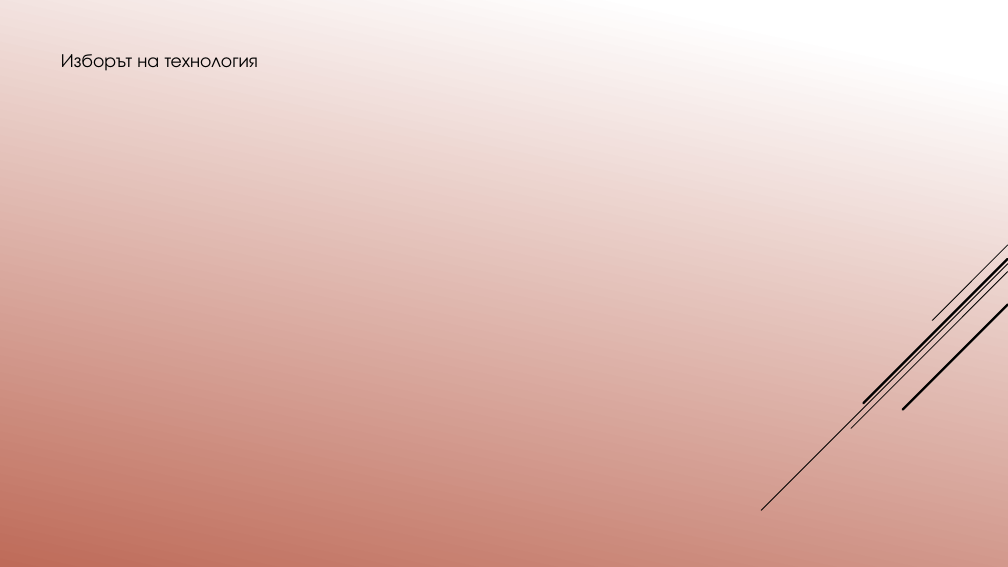
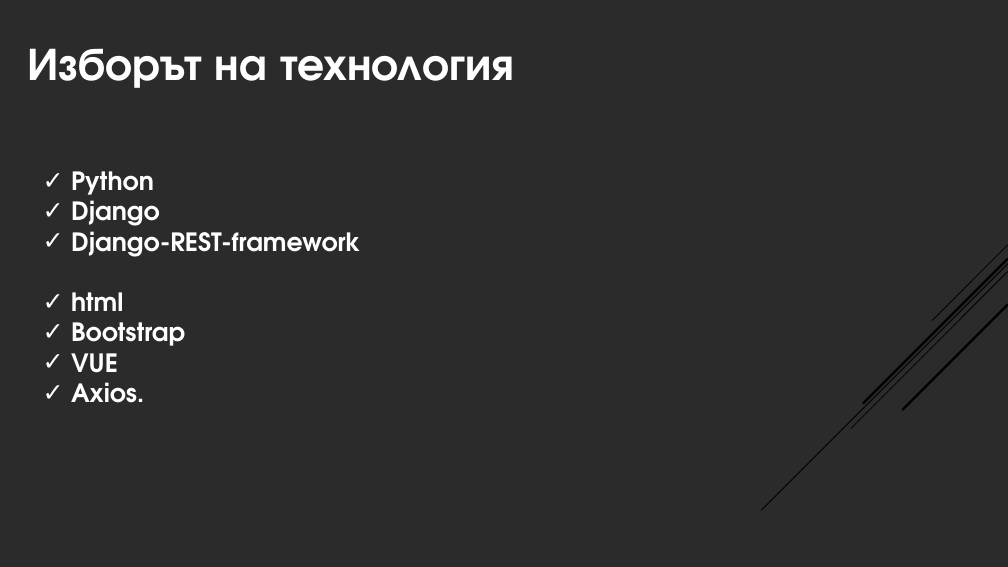
Before and after one commit to pgee-dzi2024/Theme_07, a slide deck: slide 6 of 07 Петър Павлевичин/Защита теория.pptx. Drawn at 1008x567 pixels with LibreOffice and Linux fonts; fonts in the diff are those of the drawing; background and template pictures are left out; a plain dark background stands for a picture behind light text. Boxes give left, top, right and bottom in pixels: in the first picture for what was removed or moved away, otherwise in the second. Text is boxed around its words. In the diff, an @@ line names an element or a change of style, - is before the commit and + after.

```diff
--- a/07 Петър Павлевичин/Защита теория.pptx
+++ b/07 Петър Павлевичин/Защита теория.pptx
@@ background gradient #FFFFFF to #C26A56 to picture (left out) @@
@@ text "Изборът на технология": place and size @@
-text "Изборът на технология" at <box>61,54,258,71</box>
+text "Изборът на технология" at <box>28,48,515,88</box>
@@ text "Изборът на технология" at <box>28,48,515,88</box>: size 18 to 44 pt, text colour #000000 to #FFFFFF, bold on @@
@@ text added at <box>71,171,360,403</box>, 24 pt, text #FFFFFF, bold @@
+✓ Python
+✓ Django
+✓ Django-REST-framework
+✓ html
+✓ Bootstrap
+✓ VUE
+✓ Axios.
```
Also in this commit, not shown: 4 other slides changed, 5 slides added, 5 slides removed, 4 other files.
